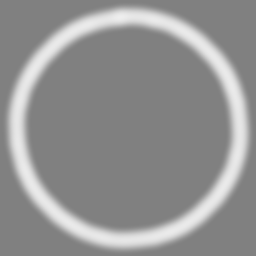
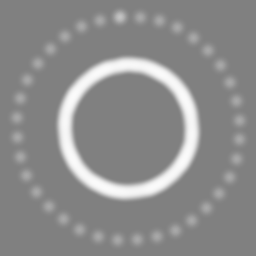
Comparing the layer stacks of the two 256x256 images. Changes:
added layer "T_RocketAimingReticle_D" above "T_RocketReticle_D" over bbox(6, 5, 251, 251)
hid "T_ShotshellReticle_D" over bbox(3, 3, 254, 254)
